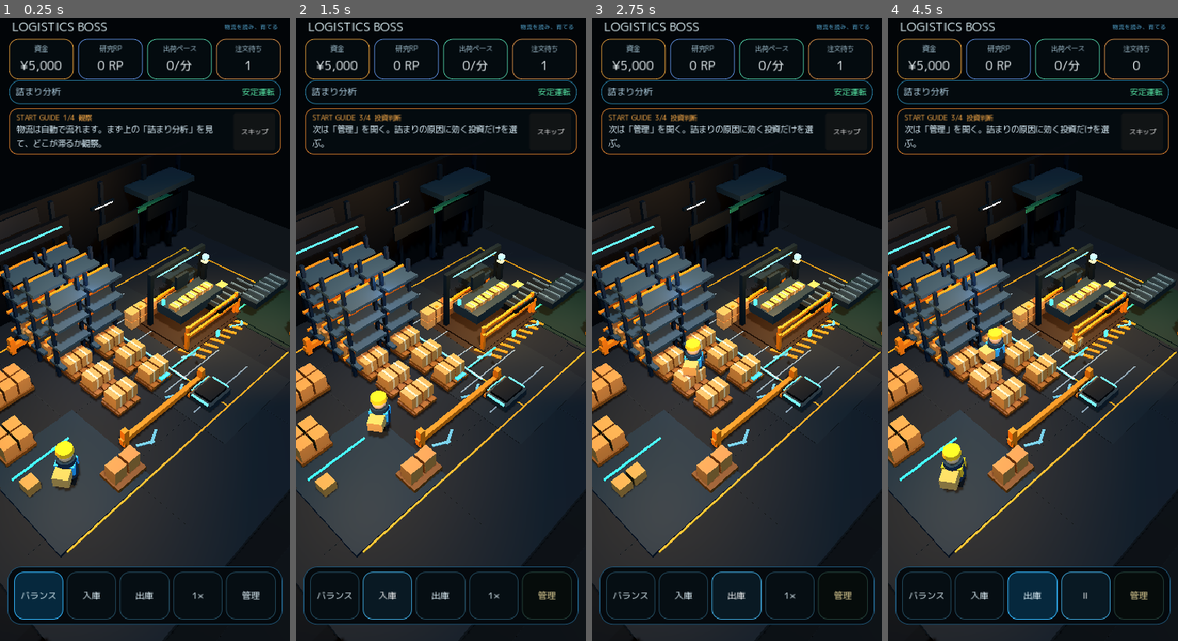
Above: before the commit, frames 1-4 (left to right).
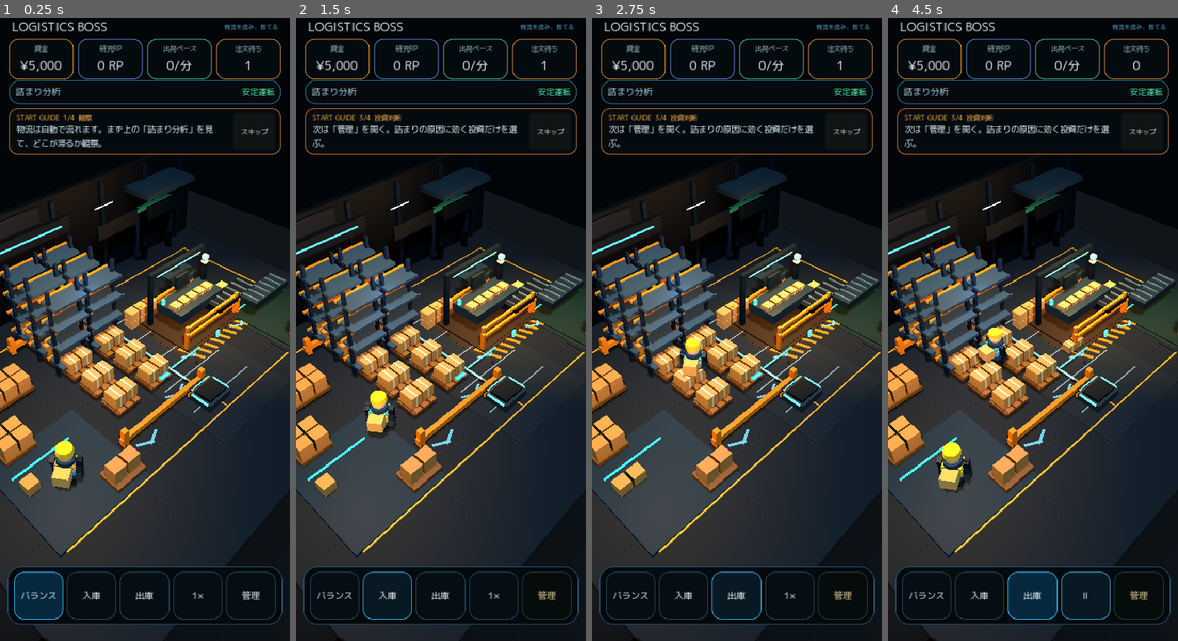
Above: after the commit, the same moments.

Repository: 48wr9f4wgp-lab/Logistics-Boss
Game: Godot game, scene res://scenes/main.tscn
Two runs of this game, one before a commit and one after it. Both use one fixed random seed, a clock stepped at 60 frames per second and the inputs below.
Inputs:
- Up to frame 1 (0.25 s): no input
- Up to frame 2 (1.5 s): click "バランス" at 0.5 s; click "入庫" at 1.25 s
- Up to frame 3 (2.75 s): click "出庫" at 2 s
- Up to frame 4 (4.5 s): click "1×" at 2.75 s; click "2×" at 3.5 s; click "4×" at 4.25 s

The runs differ from the first frame. In frame 1, 0.2% of the frame differs, in the area x 16-30%, y 67-76%; in frame 2, 0.2%; in frame 3, 0.2%; in frame 4, 0.3%, in the area x 16-42%, y 49-76%.

Commit message:
Wire domain-driven warehouse liveness

Diff:
--- a/godot/main.gd
+++ b/godot/main.gd
@@ -8,6 +8,7 @@
 const WarehouseInvestmentFeedbackViewScript = preload("res://view/investment_feedback_view.gd")
 const WarehouseVisualCompositionFixScript = preload("res://view/visual_composition_fix.gd")
 const ForkliftAutomationViewScript = preload("res://view/forklift_automation_view.gd")
+const WarehouseDomainLivenessViewScript = preload("res://view/domain_liveness_view.gd")
 const Rank2FacilityViewScript = preload("res://view/rank2_facility_view.gd")
 const Rank3ReceivingAnnexViewScript = preload("res://view/rank3_receiving_annex_view.gd")
 const Rank3RoutingHubViewScript = preload("res://view/rank3_routing_hub_view.gd")
@@ -42,6 +43,12 @@
     var forklift_automation: ForkliftAutomationView = ForkliftAutomationViewScript.new()
     view.add_child(forklift_automation)
     forklift_automation.bind(view, sim)
+
+    # Presentation-only liveness follows the authoritative worker/forklift task state.
+    # It adds no workers, vehicles, throughput or fake automation.
+    var domain_liveness: WarehouseDomainLivenessView = WarehouseDomainLivenessViewScript.new()
+    view.add_child(domain_liveness)
+    domain_liveness.bind(view, sim)
 
     var rank2_facilities: Rank2FacilityView = Rank2FacilityViewScript.new()
     view.add_child(rank2_facilities)
